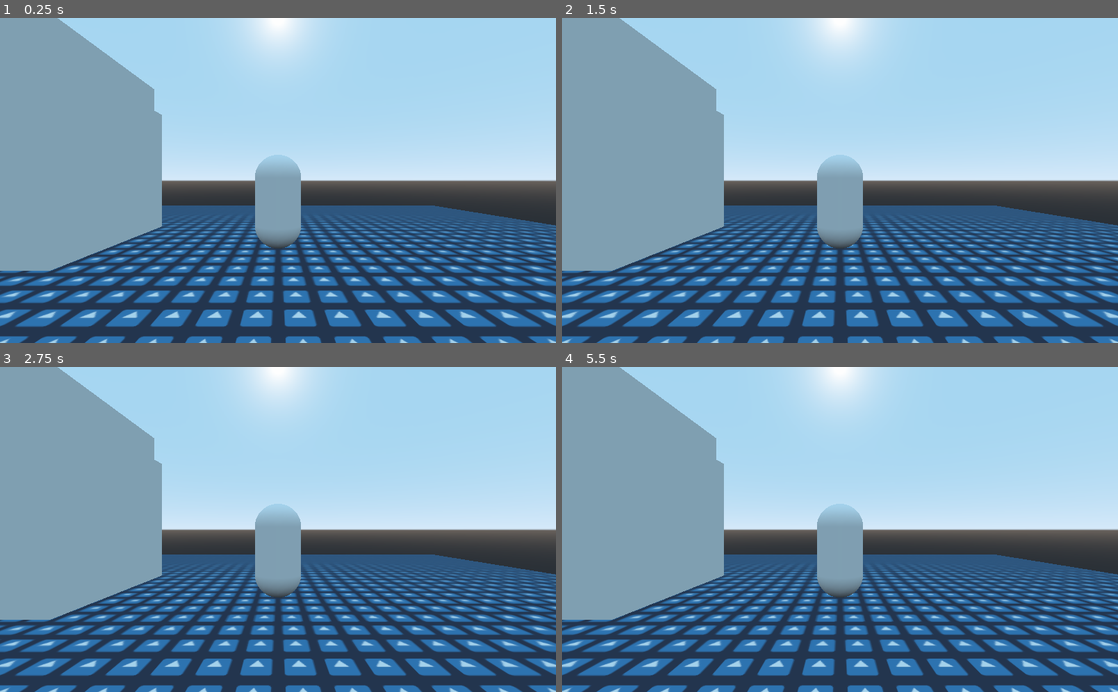
Above: before the commit, frames 1-4 (two rows, left to right).
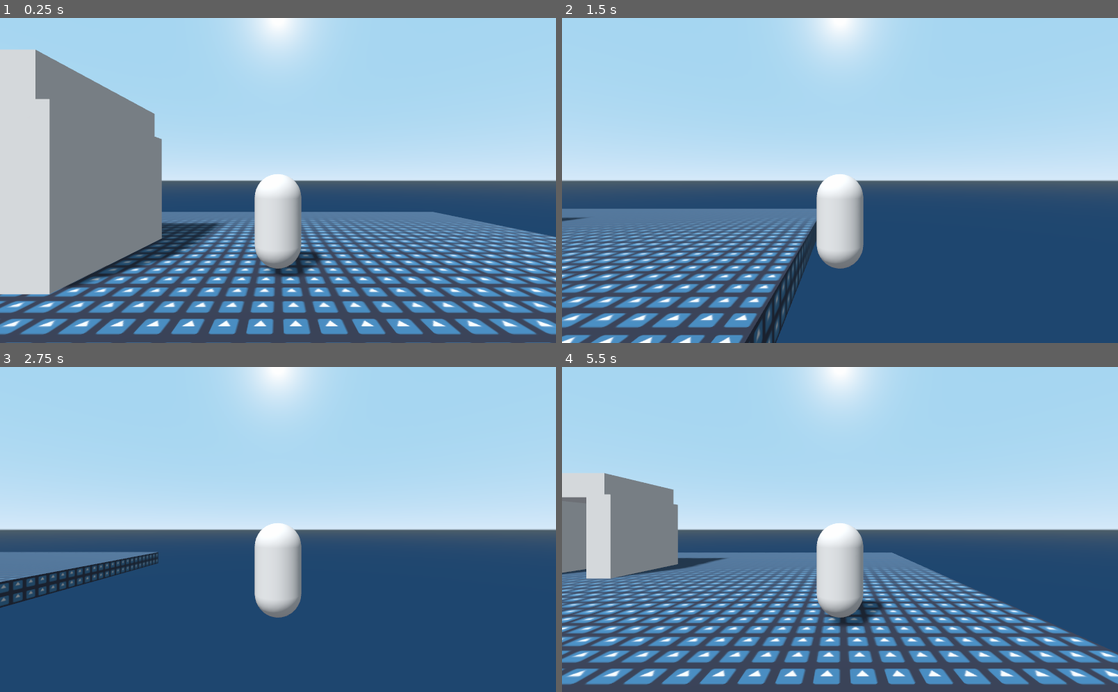
Above: after the commit, the same moments.

Repository: dotdotmod/ddm-acerola-jam-0-main
Game: Godot game, scene res://assets/native/levels/test_stage.tscn
Same seed, same stepped clock (60 frames per second), same inputs: the game is played once before the commit and once after it. Before the commit the project has no main scene; this scene is started directly in both runs. The engine's default icon, where the game draws it, is replaced by a stand-in: a white triangle on a blue panel in a dark square.
Inputs:
- Up to frame 1 (0.25 s): no input
- Up to frame 2 (1.5 s): tap Enter at 0.5 s; hold D (move_rightways) 0.53-1.28 s; hold Shift (sprint, bound only after the commit) 0.53-1.28 s; hold S (move_backwards) from 1.28 s (still down); tap Shift (sprint, bound only after the commit) at 1.35 s
- Up to frame 3 (2.75 s): release S (move_backwards) at 2.03 s; hold D (move_rightways) from 2.03 s (still down); hold Shift (sprint, bound only after the commit) from 2.03 s (still down)
- Up to frame 4 (5.5 s): release D (move_rightways) at 2.78 s; release Shift (sprint, bound only after the commit) at 2.78 s; hold W (move_forward) 2.78-3.53 s; tap Shift (sprint, bound only after the commit) at 2.85, 4.35 s; hold Shift (sprint, bound only after the commit) 3.53-4.28 s; hold A (move_leftways) 3.53-5.03 s; hold S (move_backwards) from 5.03 s (still down); hold Shift (sprint, bound only after the commit) from 5.03 s (still down)

The runs differ from the first frame. In frame 1, 57% of the frame differs, in the area x 0-100%, y 0-100%; in frame 2, 55%; in frame 3, 54%; in frame 4, 56%.

Commit message:
Main movement almost done

Diff:
--- a/assets/native/character/player.tscn
+++ b/assets/native/character/player.tscn
@@ -26,7 +26,7 @@
 [node name="camera_system" type="Spatial" parent="."]
 
 [node name="SpringArm" type="SpringArm" parent="camera_system"]
-transform = Transform( 1, 0, 0, 0, 1, 0, 0, 0, 1, 0, 0.447097, 0 )
+transform = Transform( 1, 0, 0, 0, 1, 0, 0, 0, 1, 0, 0.862044, 0 )
 spring_length = 5.0
 margin = 0.5
 
--- a/assets/native/levels/test_stage.tscn
+++ b/assets/native/levels/test_stage.tscn
@@ -21,6 +21,17 @@
 [sub_resource type="ConcavePolygonShape" id=5]
 data = PoolVector3Array( -0.5, 2, 2, 0.5, 2, 2, -0.5, -2, 2, 0.5, 2, 2, 0.5, -2, 2, -0.5, -2, 2, 0.5, 2, -2, -0.5, 2, - …(356 unchanged characters)…
 
+[sub_resource type="ProceduralSky" id=7]
+ground_bottom_color = Color( 0.121569, 0.278431, 0.439216, 1 )
+ground_horizon_color = Color( 0.309804, 0.376471, 0.411765, 1 )
+
+[sub_resource type="Environment" id=6]
+background_mode = 2
+background_sky = SubResource( 7 )
+ambient_light_color = Color( 1, 1, 1, 1 )
+ambient_light_energy = 0.3
+ambient_light_sky_contribution = 0.5
+
 [node name="test_stage" type="Spatial"]
 
 [node name="player" parent="." instance=ExtResource( 2 )]
@@ -42,7 +53,7 @@
 [node name="level etc" type="Spatial" parent="level geometry"]
 
 [node name="MeshInstance2" type="MeshInstance" parent="level geometry/level etc"]
-transform = Transform( 1, 0, 0, 0, 1, 0, 0, 0, 1, -8.11337, 2.42527, -1.14653 )
+transform = Transform( 1, 0, 0, 0, 1, 0, 0, 0, 1, -8.11337, 1.98686, -1.14653 )
 mesh = SubResource( 4 )
 skeleton = NodePath("../../level terrain")
 
@@ -52,7 +63,7 @@
 shape = SubResource( 5 )
 
 [node name="MeshInstance3" type="MeshInstance" parent="level geometry/level etc"]
-transform = Transform( 1, 0, 0, 0, 1, 0, 0, 0, 1, -4.57864, 2.42527, -1.14653 )
+transform = Transform( 1, 0, 0, 0, 1, 0, 0, 0, 1, -4.57864, 1.98686, -1.14653 )
 mesh = SubResource( 4 )
 skeleton = NodePath("../../level terrain")
 
@@ -62,7 +73,7 @@
 shape = SubResource( 5 )
 
 [node name="MeshInstance4" type="MeshInstance" parent="level geometry/level etc"]
-transform = Transform( -4.37114e-08, -1, 0, 1, -4.37114e-08, 0, 0, 0, 1, -6.32964, 4.80968, -1.14653 )
+transform = Transform( -4.37114e-08, -1, 0, 1, -4.37114e-08, 0, 0, 0, 1, -6.32964, 4.37128, -1.14653 )
 mesh = SubResource( 4 )
 skeleton = NodePath("../../level terrain")
 
@@ -70,3 +81,21 @@
 
 [node name="CollisionShape" type="CollisionShape" parent="level geometry/level etc/MeshInstance4/StaticBody"]
 shape = SubResource( 5 )
+
+[node name="MeshInstance5" type="MeshInstance" parent="level geometry/level etc"]
+transform = Transform( 0.400653, -0.91623, 0, 0.91623, 0.400653, 0, 0, 0, 1, -11.8133, 0.816722, 5.24299 )
+mesh = SubResource( 4 )
+skeleton = NodePath("../../level terrain")
+
+[node name="StaticBody" type="StaticBody" parent="level geometry/level etc/MeshInstance5"]
+
+[node name="CollisionShape" type="CollisionShape" parent="level geometry/level etc/MeshInstance5/StaticBody"]
+shape = SubResource( 5 )
+
+[node name="DirectionalLight" type="DirectionalLight" parent="."]
+transform = Transform( 0.86314, 0.399615, -0.308702, 0, 0.611334, 0.791373, 0.504965, -0.683066, 0.527667, 0, 0, 0 )
+light_energy = 0.9
+shadow_enabled = true
+
+[node name="WorldEnvironment" type="WorldEnvironment" parent="."]
+environment = SubResource( 6 )
--- a/assets/native/scripts/player.gd
+++ b/assets/native/scripts/player.gd
@@ -1,15 +1,37 @@
 extends KinematicBody
 
 
-var walk_speed := 10.0
-var run_speed := 20.0
+var walk_speed := 5.0
+var run_speed := 15.0
 var model_angular_speed := 0.25
+var final_active_speed : float
+var velocity : Vector3
+
+onready var camera = $camera_system/SpringArm/Camera
+onready var camera_core = $camera_system
+onready var model_core = $model_core
+
 
 func _physics_process(delta):
+
 	#Defining physics process specific stuff
-	var velocity : Vector3
+	var base_velocity : Vector3
 	var raw_input_dir : Vector3
 	var active_speed : float
 
 	raw_input_dir = Vector3(Input.get_action_strength("move_rightways") - Input.get_action_strength("move_leftways"), 0,
-	Input.get_action_strength("move_backwards"))
+	Input.get_action_strength("move_backwards") - Input.get_action_strength("move_forward"))
+
+	var final_input = raw_input_dir.rotated(Vector3.UP, camera.rotation.y).normalized()
+
+	if Input.is_action_pressed("sprint"):
+		active_speed = final_input.length() + run_speed
+	else:
+		active_speed = final_input.length() + walk_speed
+
+	final_active_speed = lerp(final_active_speed, active_speed, 0.2)
+
+	base_velocity = final_input * final_active_speed
+	velocity = lerp(velocity, base_velocity, 0.2)
+
+	move_and_slide(velocity, Vector3.UP)
--- a/project.godot
+++ b/project.godot
@@ -10,7 +10,8 @@
 
 [application]
 
-config/name="Ddm-acerola-jam- 0 -main"
+config/name="Acerola Jam 0 Submission"
+run/main_scene="res://assets/native/levels/test_stage.tscn"
 config/icon="res://icon.png"
 
 [gui]
@@ -57,6 +58,11 @@
 "deadzone": 0.5,
 "events": [  ]
 }
+sprint={
+"deadzone": 0.5,
+"events": [ Object(InputEventKey,"resource_local_to_scene":false,"resource_name":"","device":0,"alt":false,"shift":false,"control":false,"meta":false,"command":false,"pressed":false,"scancode":0,"physical_scancode":16777237,"unicode":0,"echo":false,"script":null)
+ ]
+}
 
 [physics]
 
@@ -64,4 +70,6 @@
 
 [rendering]
 
+quality/driver/fallback_to_gles2=true
+quality/filters/msaa=1
 environment/default_environment="res://default_env.tres"
Not shown: 1 places in assets/native/levels/test_stage.tscn that only renumber resources
